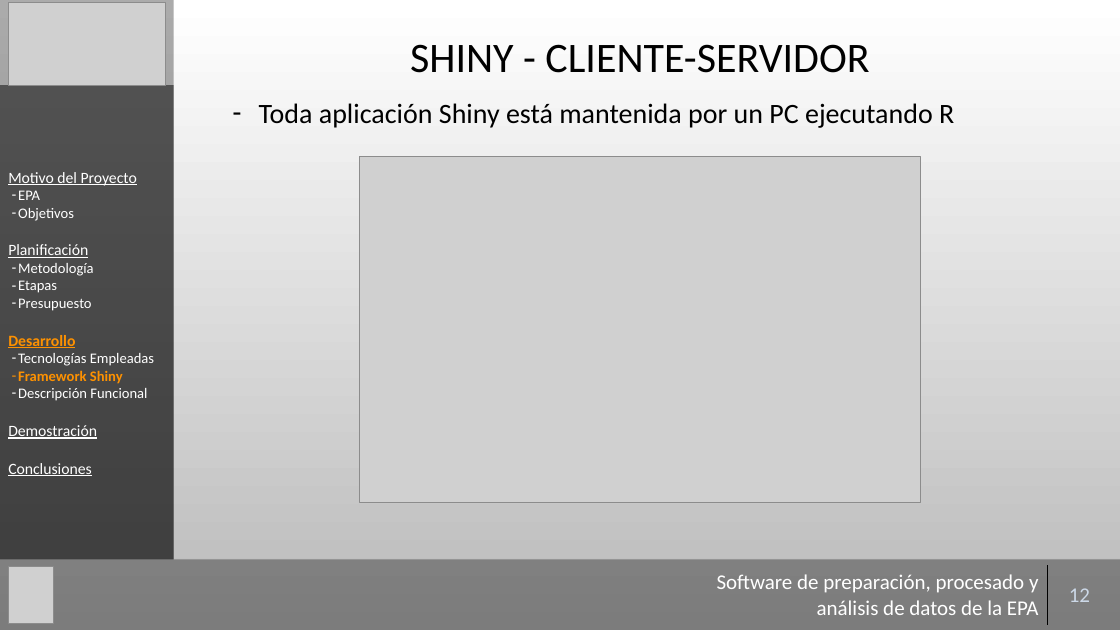
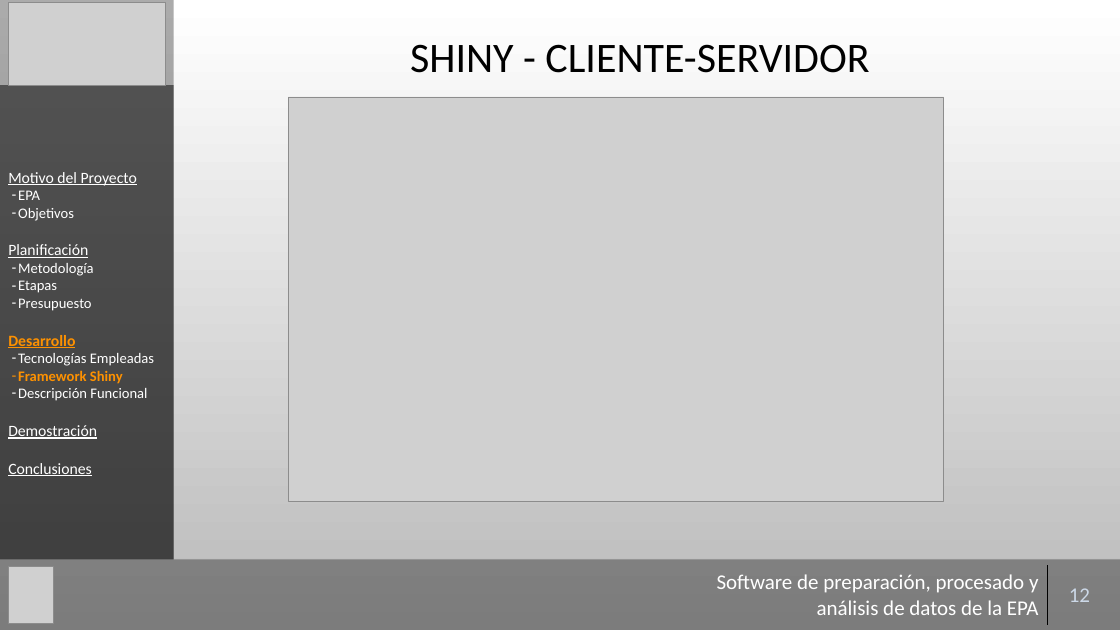
Before and after one commit to Gaulent/epa_explorer, a slide deck: slide 12 of mem/presentacion.pptx. Drawn at 1120x630 pixels with LibreOffice and Linux fonts; fonts in the diff are those of the drawing; grey boxes stand for pictures; background and template pictures are left out. Boxes give left, top, right and bottom in pixels: in the first picture for what was removed or moved away, otherwise in the second. Text is boxed around its words. In the diff, an @@ line names an element or a change of style, - is before the commit and + after.

```diff
--- a/mem/presentacion.pptx
+++ b/mem/presentacion.pptx
@@ text removed at (259, 103, 954, 128) @@
-– Toda aplicación Shiny está mantenida por un PC ejecutando R
@@ picture: place and size @@
-picture at (360, 156, 921, 502)
+picture at (288, 97, 944, 501)
```
Also in this commit, not shown: 7 other slides changed, 1 other file.
